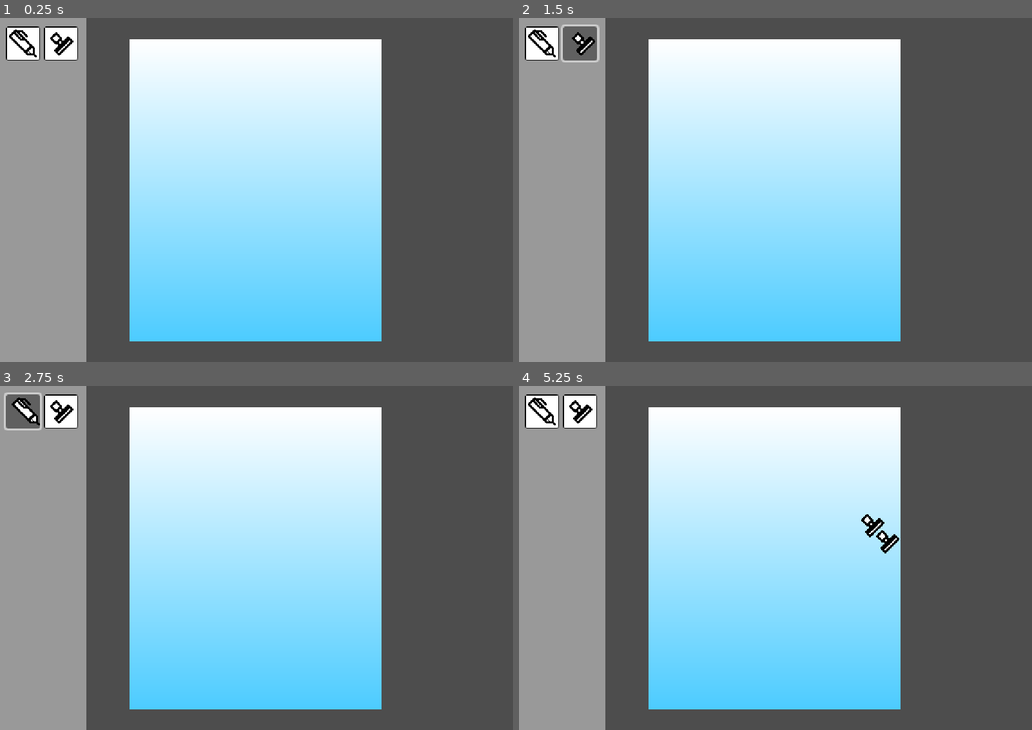
Above: before the commit, frames 1-4 (two rows, left to right).
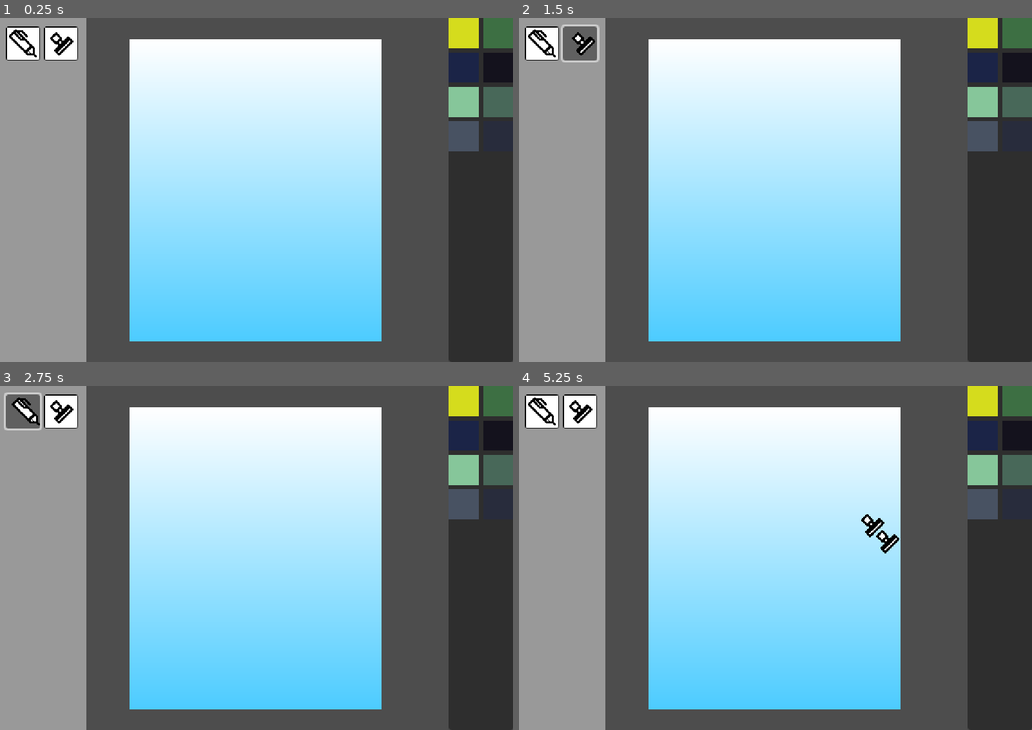
Above: after the commit, the same moments.

Repository: argonaut8/GGJ_2024
Game: Godot game, scene res://src/studio.tscn
Same seed, same stepped clock (60 frames per second), same inputs: the game is played once before the commit and once after it.
Inputs (mouse positions are in pixels of both pictures, inside the frame that each line leads up to):
- Up to frame 1 (0.25 s): no input
- Up to frame 2 (1.5 s): click (539, 42) at 0.5 s; click (580, 42) at 1.27 s
- Up to frame 3 (2.75 s): click (20, 410) at 2 s
- Up to frame 4 (5.25 s): click (580, 410) at 2.77 s; click (539, 410) at 3.5 s; click (580, 410) at 4.27 s; tap Enter at 5 s; move the mouse to (888, 540) at 5.02 s; click (888, 540) at 5.17 s

The runs differ from the first frame. In frame 1, 12% of the frame differs, in the area x 87-100%, y 0-100%; in frame 2, 12%; in frame 3, 12%; in frame 4, 12%.

Commit message:
Add color palette menu, two palettes (need to add more)

Diff:
--- /dev/null
+++ b/src/gui/color_palette.gd
@@ -0,0 +1,19 @@
+extends PanelContainer
+
+const swatch_grid: PackedScene = preload("res://src/gui/color_swatch.tscn")
+
+const palettes = [	[Color("d5dc1d"), Color("3d6f43"), Color("1b2447"), Color("14121d")],
+					[Color("86c69a"), Color("486859"), Color("485262"), Color("282c3c")]]
+# Called when the node enters the scene tree for the first time.
+func _ready():
+	for i in 2:
+		var swatch = swatch_grid.instantiate() as ColorSwatch
+		swatch.set_swatch(palettes[i])
+		$VBoxContainer.add_child(swatch)
+
+# Called every frame. 'delta' is the elapsed time since the previous frame.
+func _process(delta):
+	pass
+
+func color_button_pressed(color: Color) -> void:
+	pass
--- /dev/null
+++ b/src/gui/color_palette.tscn
@@ -0,0 +1,16 @@
+[gd_scene load_steps=2 format=3 uid="uid://daegat4dupbnh"]
+
+[ext_resource type="Script" path="res://src/gui/color_palette.gd" id="1_lgov7"]
+
+[node name="ColorPalette" type="PanelContainer"]
+custom_minimum_size = Vector2(16, 0)
+anchors_preset = 11
+anchor_left = 1.0
+anchor_right = 1.0
+anchor_bottom = 1.0
+grow_horizontal = 0
+grow_vertical = 2
+script = ExtResource("1_lgov7")
+
+[node name="VBoxContainer" type="VBoxContainer" parent="."]
+layout_mode = 2
--- /dev/null
+++ b/src/gui/color_swatch.gd
@@ -0,0 +1,27 @@
+class_name ColorSwatch
+extends GridContainer
+
+
+# Called when the node enters the scene tree for the first time.
+func _ready():
+	pass # Replace with function body.
+
+
+# Called every frame. 'delta' is the elapsed time since the previous frame.
+func _process(delta):
+	pass
+
+func set_swatch(color_array) -> void:
+	$ColorRect.color = color_array[0]
+	$ColorRect.gui_input.connect(color_selected.bind(color_array[0]))
+	$ColorRect2.color = color_array[1]
+	$ColorRect2.gui_input.connect(color_selected.bind(color_array[1]))
+	$ColorRect3.color = color_array[2]
+	$ColorRect3.gui_input.connect(color_selected.bind(color_array[2]))
+	$ColorRect4.color = color_array[3]
+	$ColorRect4.gui_input.connect(color_selected.bind(color_array[3]))
+
+func color_selected(event: InputEvent, color: Color):
+	if event is InputEventMouseButton:
+		if event.get_button_index() == MOUSE_BUTTON_LEFT:
+			SignalBus.color_selected.emit(color)
--- /dev/null
+++ b/src/gui/color_swatch.tscn
@@ -0,0 +1,28 @@
+[gd_scene load_steps=2 format=3 uid="uid://djynxbq8x62vn"]
+
+[ext_resource type="Script" path="res://src/gui/color_swatch.gd" id="1_nvg4j"]
+
+[node name="ColorSwatch" type="GridContainer"]
+custom_minimum_size = Vector2(64, 64)
+columns = 2
+script = ExtResource("1_nvg4j")
+
+[node name="ColorRect" type="ColorRect" parent="."]
+layout_mode = 2
+size_flags_horizontal = 3
+size_flags_vertical = 3
+
+[node name="ColorRect2" type="ColorRect" parent="."]
+layout_mode = 2
+size_flags_horizontal = 3
+size_flags_vertical = 3
+
+[node name="ColorRect3" type="ColorRect" parent="."]
+layout_mode = 2
+size_flags_horizontal = 3
+size_flags_vertical = 3
+
+[node name="ColorRect4" type="ColorRect" parent="."]
+layout_mode = 2
+size_flags_horizontal = 3
+size_flags_vertical = 3
--- a/src/studio.tscn
+++ b/src/studio.tscn
@@ -1,7 +1,8 @@
-[gd_scene load_steps=4 format=3 uid="uid://upbwsgd7jbpm"]
+[gd_scene load_steps=5 format=3 uid="uid://upbwsgd7jbpm"]
 
 [ext_resource type="Script" path="res://src/studio.gd" id="1_ck0s2"]
 [ext_resource type="PackedScene" uid="uid://deuvj8k4p6c5a" path="res://src/gui/tool_box.tscn" id="1_vwolu"]
+[ext_resource type="PackedScene" uid="uid://daegat4dupbnh" path="res://src/gui/color_palette.tscn" id="2_f762m"]
 [ext_resource type="PackedScene" uid="uid://sjih05fmkufv" path="res://src/gui/cursor.tscn" id="3_fgchf"]
 
 [node name="GameRoot" type="Control"]
@@ -14,6 +15,9 @@
 mouse_filter = 1
 
 [node name="ToolBox" parent="." instance=ExtResource("1_vwolu")]
+layout_mode = 1
+
+[node name="ColorPalette" parent="." instance=ExtResource("2_f762m")]
 layout_mode = 1
 
 [node name="SubViewportContainer" type="SubViewportContainer" parent="."]
--- a/src/tools/brush.gd
+++ b/src/tools/brush.gd
@@ -23,7 +23,7 @@
 	elif event is InputEventMouseMotion and is_clicked:
 		var brushPosition = prev_mouse_position
 		while (brushPosition - event.position).length() > 0.0:
-			edited_pixels[event.position.round() as Vector2i] = color
+			edited_pixels[brushPosition.round() as Vector2i] = color
 			brushPosition = brushPosition.move_toward(event.position, 1)
 		draw_pixels(edited_pixels)
 		prev_mouse_position = event.position
--- a/src/tools/tool.gd
+++ b/src/tools/tool.gd
@@ -14,8 +14,10 @@
 	add_child(sprite)
 	sprite.centered = false
 	sprite.offset = Vector2(-32, -32)
+	SignalBus.color_selected.connect(set_color)
 
-
+func set_color(new_color: Color) -> void:
+	color = new_color
 
 #func draw_pixels(pixels: Array[Vector2i]) -> void:
 func draw_pixels(pixels: Dictionary) -> void:
--- a/src/utils/signal_bus.gd
+++ b/src/utils/signal_bus.gd
@@ -3,4 +3,5 @@
 signal set_available_tools(tools: Array[Tool])
 signal update_canvas
 signal tool_selected(tool: Tool)
+signal color_selected(color: Color)
 signal draw_pixels(pixels: Array[Vector2i])
